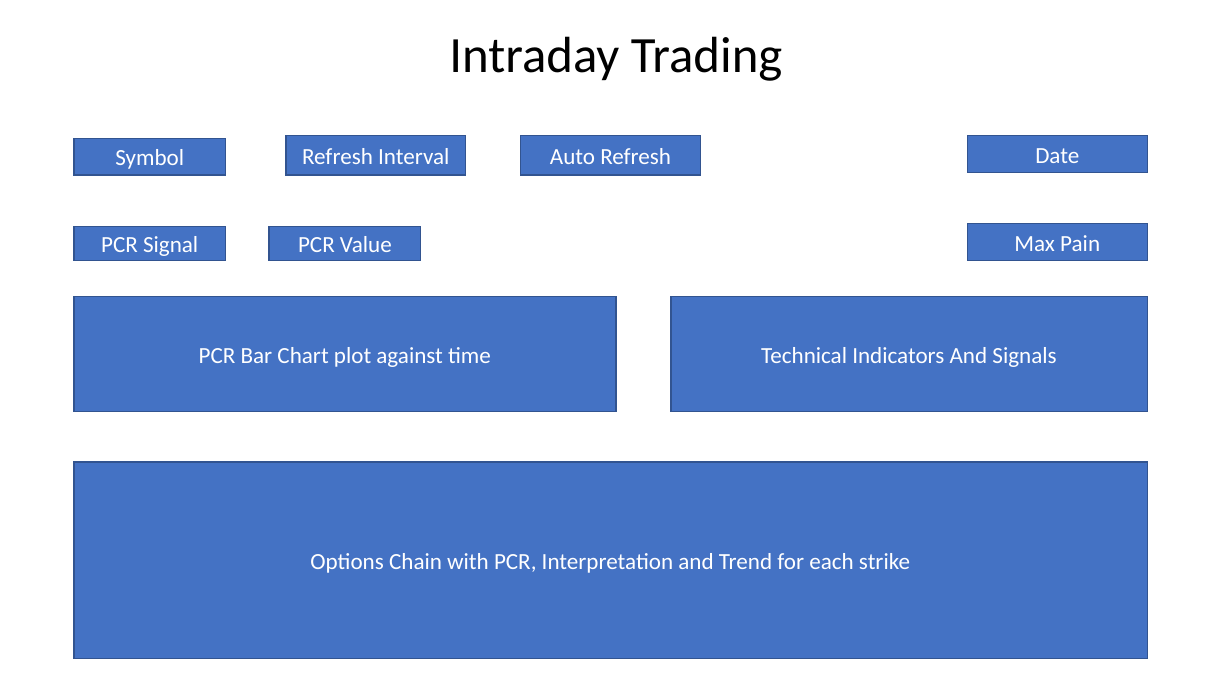
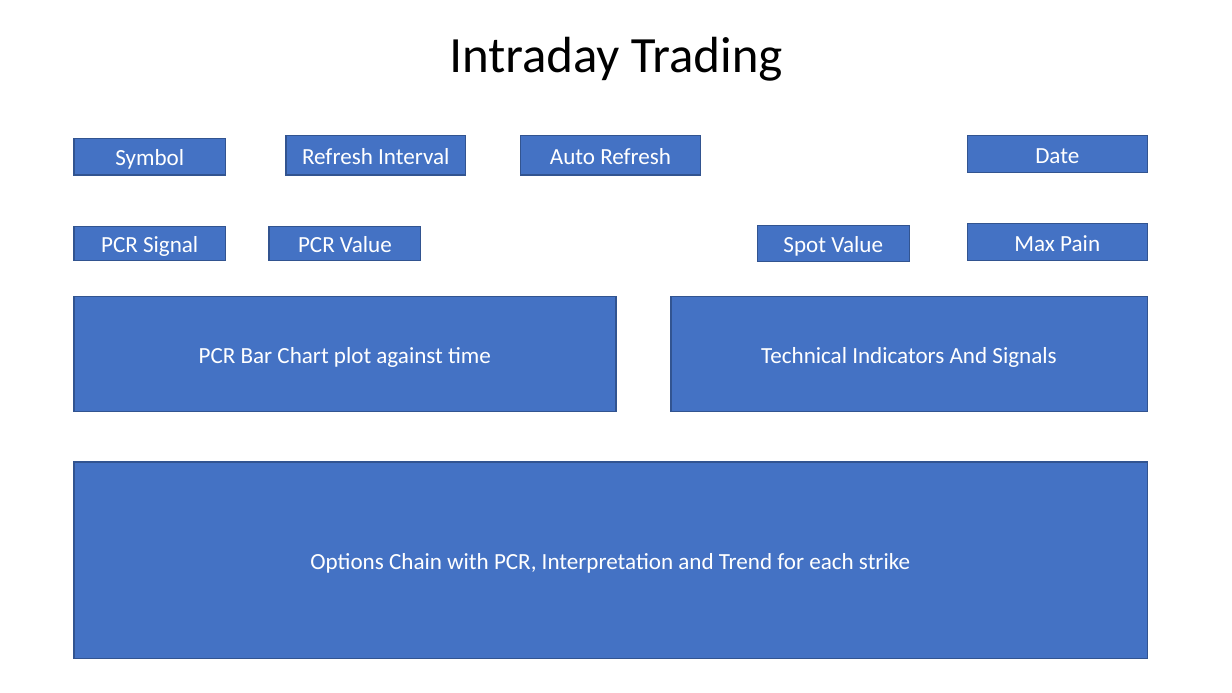
Before and after one commit to sunny88mittal/sunny, a slide deck: slide 2 of Analyst/dcouments/UI for stock trading.pptx. Drawn at 1232x693 pixels with LibreOffice and Linux fonts; fonts in the diff are those of the drawing. Boxes give left, top, right and bottom in pixels: in the first picture for what was removed or moved away, otherwise in the second. Text is boxed around its words. In the diff, an @@ line names an element or a change of style, - is before the commit and + after.

Commit message:
Minor Change

```diff
--- a/Analyst/dcouments/UI for stock trading.pptx
+++ b/Analyst/dcouments/UI for stock trading.pptx
@@ rectangle added at box(758, 226, 909, 262), fill #4472C4, outline #325491 1 pt, 18 pt, text #FFFFFF @@
+Spot Value
```
